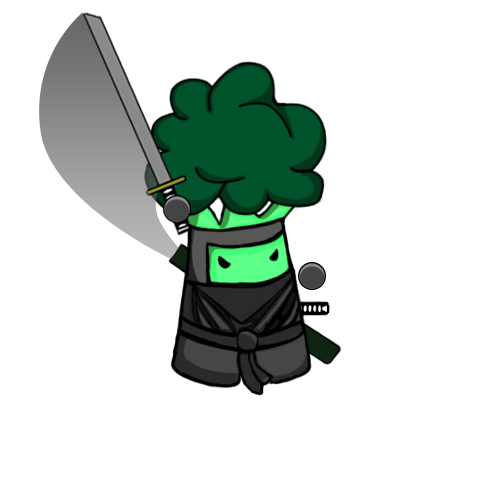
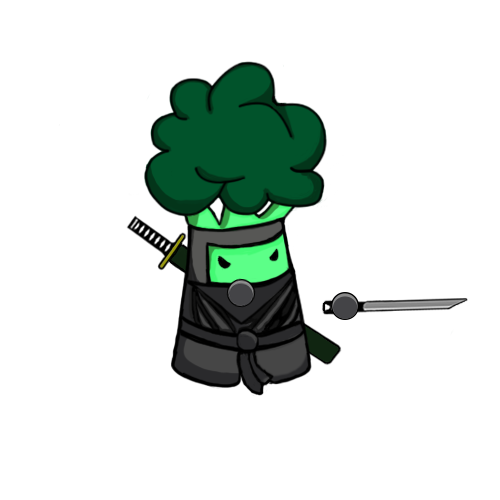
The second w=500, h=500 image is a revision of the first. Changes to its layers:
hid group "Attacking HP" (103 layers) over [39, 12, 468, 320]
hid group "Frame 2" (1st of 2, in "Attacking HP") (20 layers) over [39, 12, 454, 320]
added group "Attacking LP" with 84 layers above "Layer 0" over [58, 60, 468, 320]
added group "Frame 3" (2nd of 2, in "Attacking LP") with 20 layers in group "Attacking LP" over [58, 60, 468, 320]
added group "Espada Sem Bainha" (9th of 9, in "Attacking LP" › "Frame 3") with 3 layers in group "Frame 3" over [135, 193, 349, 320]
added group "Broccoli" (9th of 9, in "Attacking LP" › "Frame 3") with 9 layers in group "Frame 3" over [58, 60, 454, 320]
added layer "Ellipse 2 copy 3" (4th of 4, in "Attacking LP" › "Frame 3" › "Broccoli") in group "Broccoli" over [331, 292, 359, 320]
added layer "Ellipse 2 copy 2" (4th of 4, in "Attacking LP" › "Frame 3" › "Broccoli") in group "Broccoli" over [226, 278, 256, 308]
added layer "Hair" (9th of 9, in "Attacking LP" › "Frame 3" › "Broccoli") in group "Broccoli" over [58, 60, 454, 320]
added layer "Body" (9th of 9, in "Attacking LP" › "Frame 3" › "Broccoli") in group "Broccoli" over [170, 195, 312, 317]
added layer "Body Paint" (9th of 9, in "Attacking LP" › "Frame 3" › "Broccoli") in group "Broccoli" over [172, 174, 312, 317]
added layer "Hair Paint" (9th of 9, in "Attacking LP" › "Frame 3" › "Broccoli") in group "Broccoli" over [144, 114, 192, 221]
added group "Espada Grande e Pequena" (9th of 9, in "Attacking LP" › "Frame 3") with 2 layers in group "Frame 3" over [126, 193, 468, 320]
added layer "Shape 11 copy" (4th of 4, in "Attacking LP" › "Frame 3" › "Espada Grande e Pequena") in group "Espada Grande e Pequena" over [321, 297, 468, 315]
added layer "Layer 12 copy" (4th of 4, in "Attacking LP" › "Frame 3" › "Espada Grande e Pequena") in group "Espada Grande e Pequena" over [126, 193, 342, 320]
…and 1 more changes (1 added)
